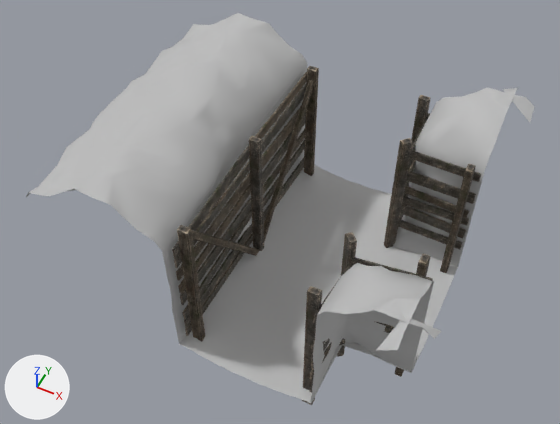
An edit to the FBX model Assets/Trenches Pack/Sources/Ground_T_Intersection_Wood.fbx, drawn before and after from the same camera.
Both versions are drawn from a 50 mm lens placed at (2.8, -6.52, 9.23), pointed at (-0.43, -0.05, 1.14). Lighting does not change. The marker at lower left points along +X, +Y and +Z. The first picture is the older version. Objects named as collision shapes, trigger or cutter boxes, shadow casters or lower levels of detail are left out. Where no turn or scale is listed for an object, it has been applied to the vertices.

In view in the first picture: 'Ground_T_Intersection_Wood_LOD0'.
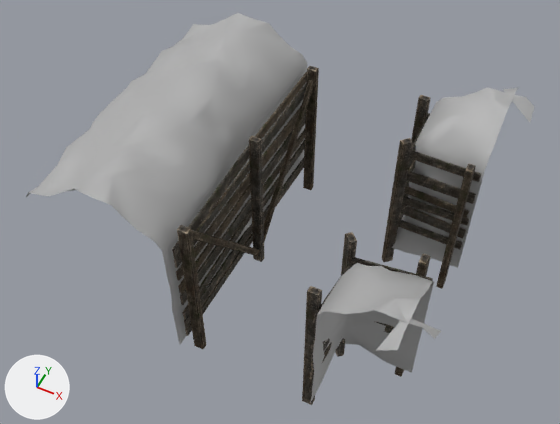
Pixel boxes [x1, y1, x2, y2] of what changed, in the pictures (560 x 424 px):
```json
{"part": 1, "of": "me_mesh", "change": "deleted", "before": [179, 165, 458, 404]}
```

Scene script edits in JSON lines:
```json
{"op": "add", "block": "mat_ground_a_mat_011", "code": ["mat_ground_a_mat_011 = principled_material('Ground_A_MAT.011')", "mat_ground_a_mat_011.base_color = (0.5, 0.5, 0.5)  # grey #bcbcbc", "mat_ground_a_mat_011.metallic = 0.5", "mat_ground_a_mat_011.roughness = 0.749"]}
{"op": "add", "block": "mat_wood_a_mat_011", "code": ["mat_wood_a_mat_011 = principled_material('Wood_A_MAT.011')", "mat_wood_a_mat_011.texture = img_wood_diffuse_tif", "mat_wood_a_mat_011.metallic = 0.5", "mat_wood_a_mat_011.roughness = 0.853"]}
{"block": "me_mesh", "where": "# used by ob_ground_t_intersection_wood_lod0; location = (0.0, 0.0, 0.0)"}
{"op": "remove", "block": "me_mesh", "code": "me_mesh.from_pydata(...)  # 1789 vertices, 2054 faces; spans x -3.14..2.31, y -2.32..2.32, z -0.3..2.64"}
{"op": "remove", "block": "me_mesh", "code": "me_mesh.materials.append(mat_wood_a_mat)  # picture img_wood_diffuse_tif"}
{"op": "remove", "block": "me_mesh", "code": "me_mesh.materials.append(mat_ground_a_mat)  # grey #bcbcbc"}
{"op": "add", "block": "me_mesh", "code": "me_mesh.from_pydata(...)  # 1647 vertices, 1890 faces; spans x -3.14..2.31, y -2.32..2.32, z -0.3..2.64"}
{"block": "me_mesh", "change": "me_mesh part 1: the loose piece of 142 vertices spanning x -1.01..2.0, y -2.0..2.0, z -0.07..0.15 is deleted"}
{"op": "add", "block": "me_mesh", "code": "me_mesh.materials.append(mat_wood_a_mat_011)  # picture img_wood_diffuse_tif"}
{"op": "add", "block": "me_mesh", "code": "me_mesh.materials.append(mat_ground_a_mat_011)  # grey #bcbcbc"}
```
